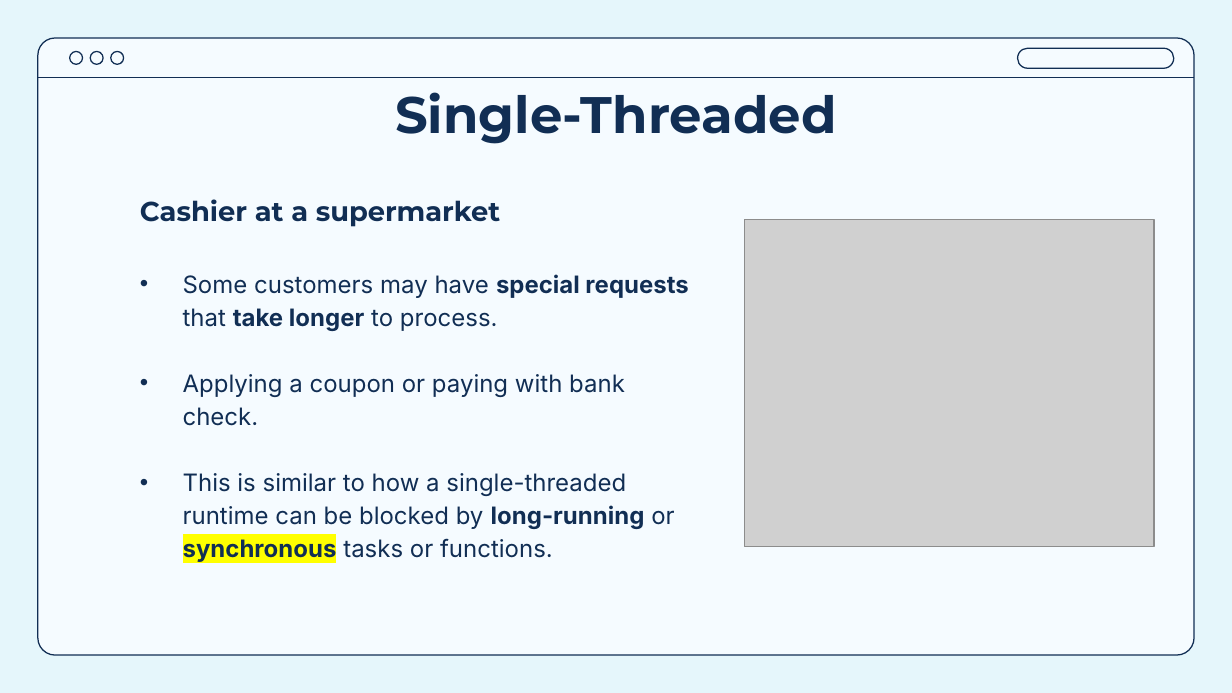
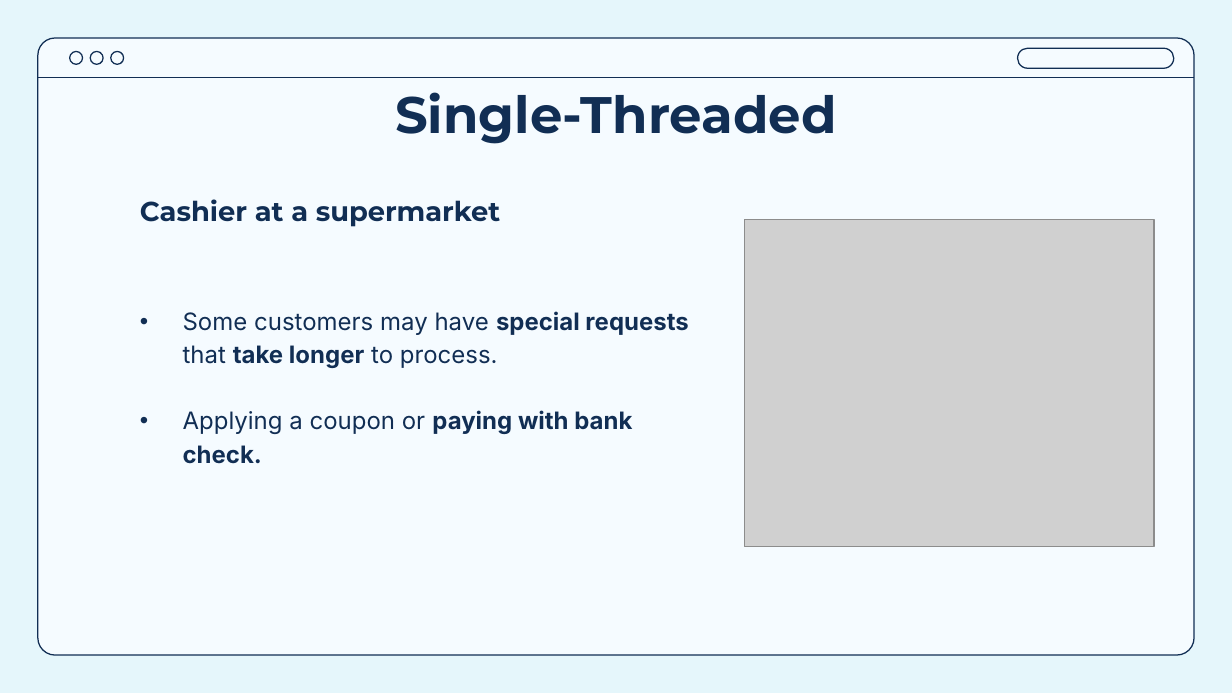
Before and after one commit to Ahmed-Khaled24/Node-workshop, a slide deck: slide 14 of Session 1 - Node Intro/Session 1.pptx (slide 13 before the commit). Drawn at 1232x693 pixels with LibreOffice and Linux fonts; fonts in the diff are those of the drawing; grey boxes stand for pictures. Boxes give left, top, right and bottom in pixels: in the first picture for what was removed or moved away, otherwise in the second. Text is boxed around its words. In the diff, an @@ line names an element or a change of style, - is before the commit and + after.

```diff
--- a/Session 1 - Node Intro/Session 1.pptx
+++ b/Session 1 - Node Intro/Session 1.pptx
@@ subtitle at bbox=[183, 410, 632, 464]: bold on in "paying with bank check." @@
@@ subtitle at bbox=[183, 473, 674, 563]: paragraph removed @@
-• This is similar to how a single-threaded runtime can be blocked by long-running or synchronous tasks or functions.
```
Also in this commit, not shown: 4 other slides changed, 4 slides added, 5 other files.
